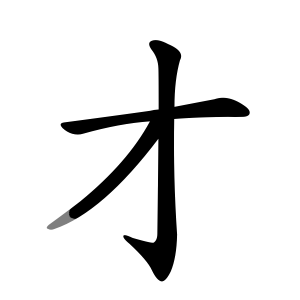
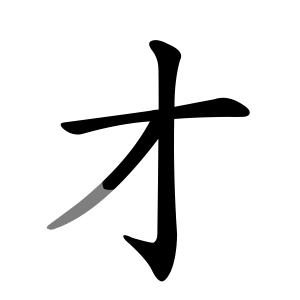
Two versions of the same layered image (300 × 300). Layer-by-layer changes:
hid "Frame (100ms) #2" over (x1=61, y1=113, x2=216, y2=269)
added layer "Frame (100ms) #3" above "Frame (100ms) #4" over (x1=61, y1=113, x2=216, y2=269)
added layer "Frame (100ms) #4" above "Frame (500ms) #5" over (x1=61, y1=113, x2=216, y2=269)
added layer "Frame (500ms) #5" above "Frame (100ms) #6" over (x1=61, y1=113, x2=216, y2=269)
added layer "Frame (100ms) #6" above "Frame (100ms) #7" over (x1=61, y1=113, x2=216, y2=269)
added layer "Frame (100ms) #7" above "Frame (150ms) #8" over (x1=61, y1=113, x2=216, y2=269)
added layer "Frame (150ms) #8" above "Frame (100ms) #9" over (x1=61, y1=113, x2=216, y2=269)
added layer "Frame (100ms) #9" above "Frame (100ms) #10" over (x1=61, y1=113, x2=216, y2=209)
added layer "Frame (100ms) #10" above "Frame (100ms) #11" over (x1=61, y1=113, x2=216, y2=157)
added layer "Frame (100ms) #11" above "Frame (100ms) #12" over (x1=61, y1=113, x2=216, y2=157)
added layer "Frame (100ms) #12" above "Frame (100ms) #13" over (x1=61, y1=113, x2=216, y2=157)
added layer "Frame (100ms) #13" above "Frame (500ms) #14" over (x1=61, y1=113, x2=216, y2=157)
added layer "Frame (500ms) #14" above "Frame (100ms) #15" over (x1=61, y1=113, x2=216, y2=157)
added layer "Frame (100ms) #15" above "Frame (100ms) #16" over (x1=61, y1=113, x2=216, y2=157)
added layer "Frame (100ms) #16" above "Frame (100ms) #17" over (x1=61, y1=113, x2=216, y2=157)
added layer "Frame (100ms) #17" above "Frame (100ms) #18" over (x1=61, y1=113, x2=175, y2=157)
added layer "Frame (100ms) #18" above "Frame (100ms) #19" over (x1=61, y1=113, x2=155, y2=145)
added layer "Frame (100ms) #19" above "Frame (100ms) #20" over (x1=61, y1=113, x2=155, y2=145)
added layer "Frame (100ms) #20" above "Frame (1000ms) #1" over (x1=61, y1=113, x2=155, y2=145)
